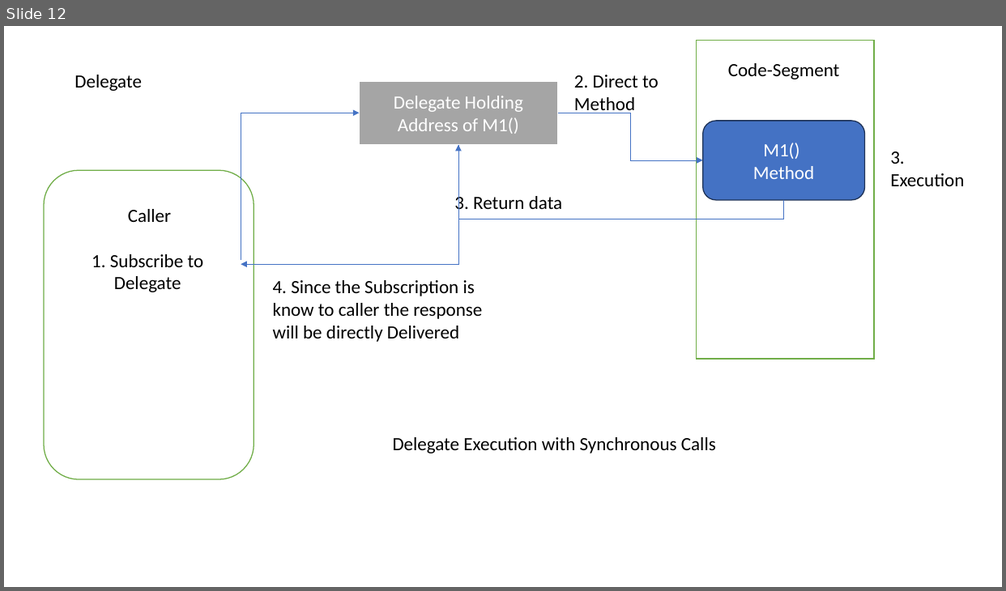
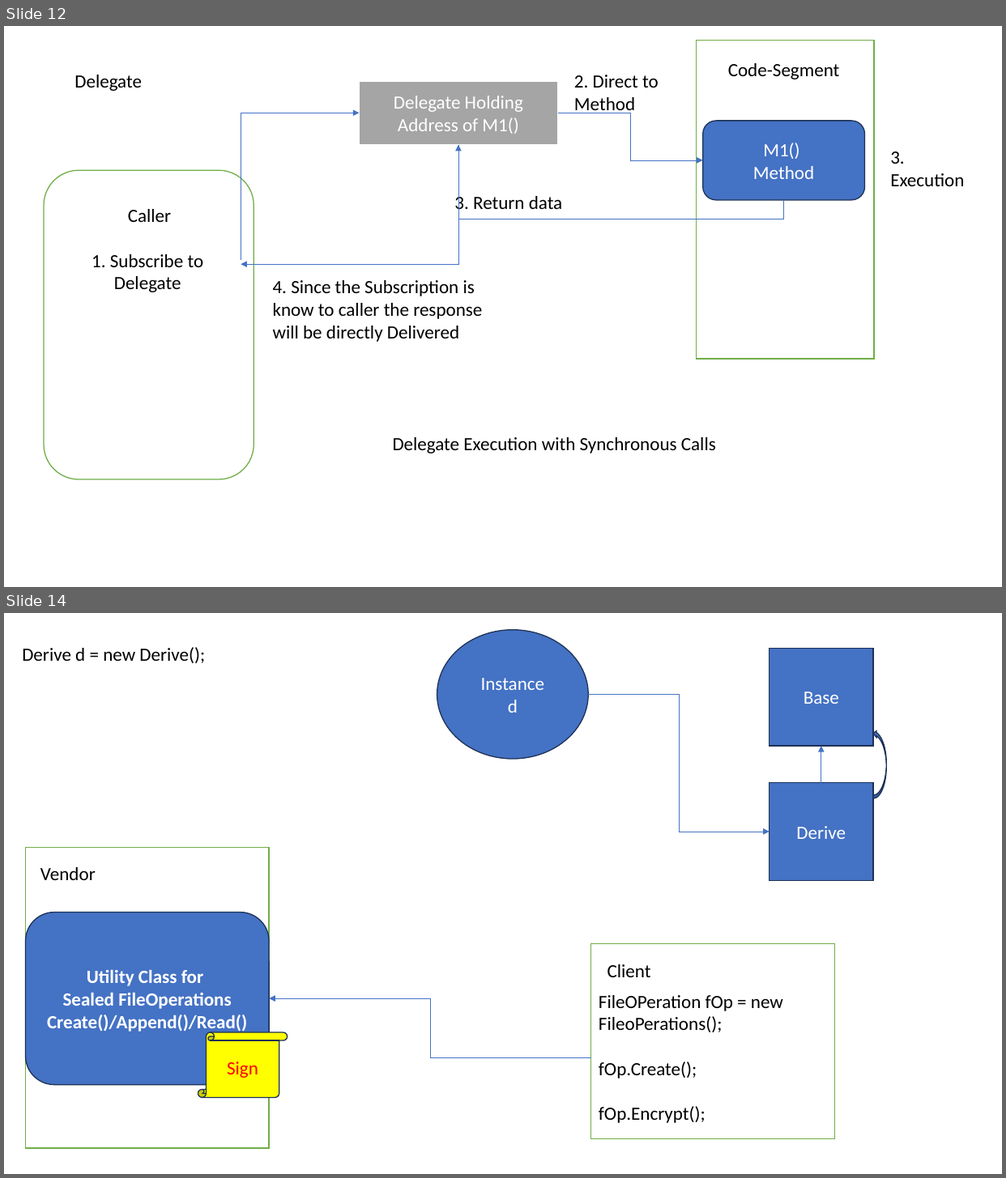
Before and after one commit to maheshsabnis/NetAppsNice, a slide deck: ppts.pptx. Shown one above the other, each under a label of ours: slide 12 before the commit, slides 12 and 14 after it; the slides between them are not shown. The pictures are 1006x591 and 1006x1178 pixels, drawn with LibreOffice and Linux fonts; fonts in the diff are those of the drawing. Boxes give left, top, right and bottom in pixels: in the first picture for what was removed or moved away, otherwise in the second. Text is boxed around its words. In the diff, an @@ line names an element or a change of style, - is before the commit and + after.

```diff
--- a/ppts.pptx
+++ b/ppts.pptx
@@ slide 14 added at box(4, 613, 1002, 1174), background #FFFFFF @@
@@ ellipse added at box(437, 629, 589, 758), fill #4472C4, outline #1E3256 1 pt, 18 pt, text #FFFFFF @@
+Instance
+d
@@ text added at box(22, 647, 205, 663), 18 pt, text #000000 @@
+Derive d = new Derive();
@@ rectangle added at box(769, 648, 873, 747), fill #4472C4, outline #1E3256 1 pt, 18 pt, text #FFFFFF @@
+Base
@@ elbow arrow added from (589, 695) to (769, 832), #4472C4 0.5 pt @@
@@ curved up arrow added at box(873, 730, 887, 798), fill #4472C4, outline #1E3256 1 pt @@
@@ arrow added from (821, 783) to (821, 747), #4472C4 0.5 pt @@
@@ rectangle added at box(769, 783, 873, 881), fill #4472C4, outline #1E3256 1 pt, 18 pt, text #FFFFFF @@
+Derive
@@ rectangle added at box(26, 847, 269, 1148), fill #FFFFFF, outline #70AD47 1 pt @@
@@ text added at box(40, 867, 96, 880), 18 pt, text #000000 @@
+Vendor
@@ rounded rectangle added at box(26, 913, 269, 1085), fill #4472C4, outline #1E3256 1 pt, 18 pt, text #FFFFFF, bold @@
+Utility Class for
+Sealed FileOperations
+Create()/Append()/Read()
@@ rectangle added at box(592, 944, 835, 1139), fill #FFFFFF, outline #70AD47 1 pt @@
@@ text added at box(607, 965, 651, 977), 18 pt, text #000000 @@
+Client
@@ elbow arrow added from (592, 1058) to (269, 999), #4472C4 0.5 pt @@
@@ text added at box(599, 995, 783, 1123), 18 pt, text #000000 @@
+FileOPeration fOp = new FileoPerations();
+fOp.Create();
+fOp.Encrypt();
@@ vertical scroll added at box(198, 1033, 287, 1098), fill #FFFF00, outline #1E3256 1 pt, 18 pt, text #FF0000 @@
+Sign
```
Also in this commit, not shown: 5 other slides added, 10 other files.
